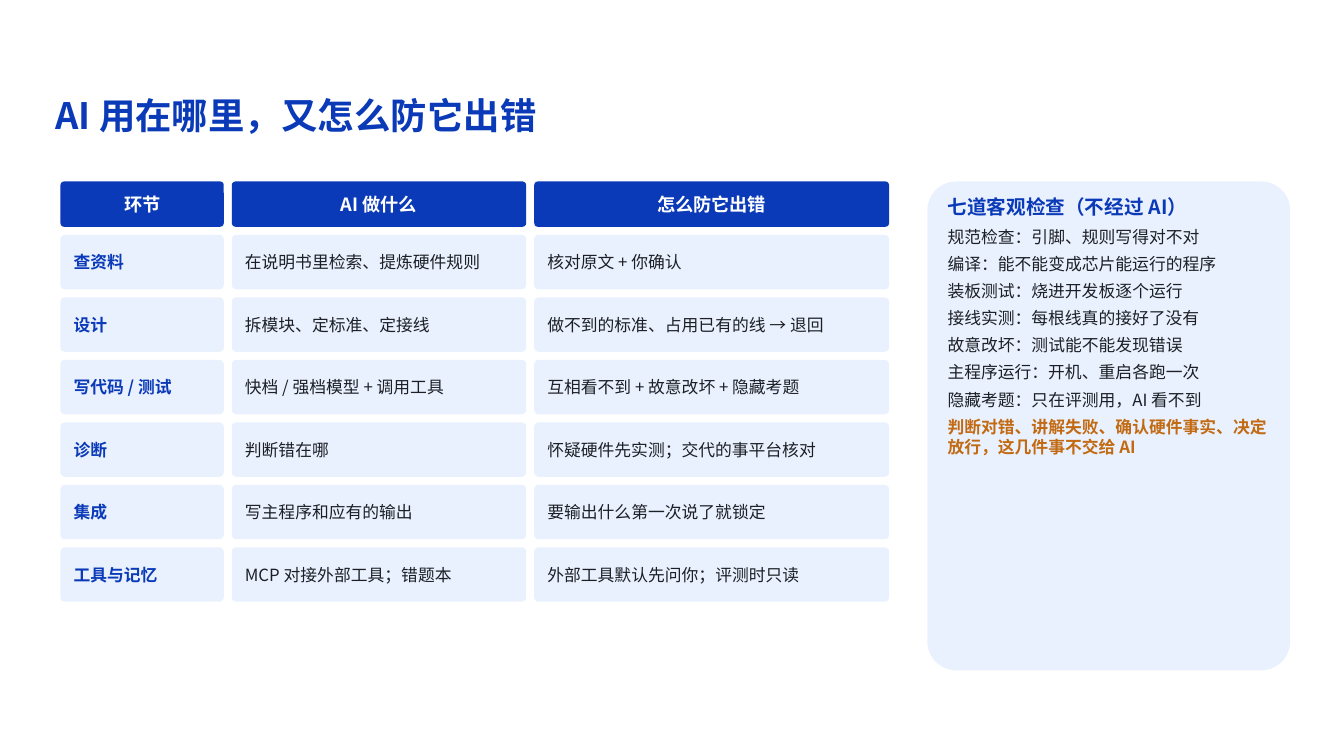
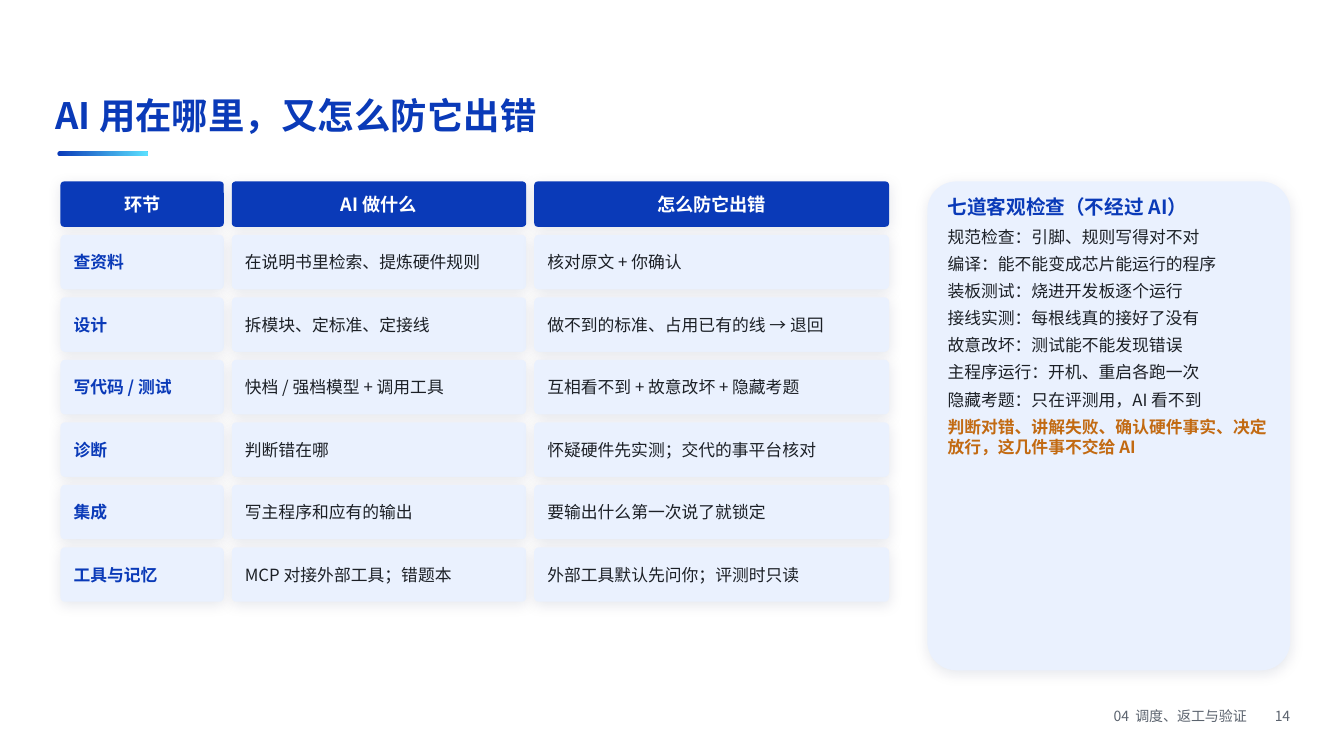
Before and after one commit to z-xxkk/firmforge, a slide deck: slide 14 of submission/方案讲解.pptx (slide 13 before the commit). Drawn at 1344x756 pixels with LibreOffice and Linux fonts; fonts in the diff are those of the drawing; background and template pictures are left out. Boxes give left, top, right and bottom in pixels: in the first picture for what was removed or moved away, otherwise in the second. Text is boxed around its words. In the diff, an @@ line names an element or a change of style, - is before the commit and + after.

```diff
--- a/submission/方案讲解.pptx
+++ b/submission/方案讲解.pptx
@@ rounded rectangle added at (x1=57, y1=151, x2=148, y2=156), fill gradient #0A3AB8 to #5CE1FF @@
@@ shadow on in 22 elements at (x1=60, y1=181, x2=224, y2=227), (x1=232, y1=181, x2=526, y2=227), (x1=534, y1=181, x2=889, y2=227), (x1=60, y1=235, x2=224, y2=289), (x1=232, y1=235, x2=526, y2=289), (x1=534, y1=235, x2=889, y2=289), (x1=60, y1=297, x2=224, y2=352), (x1=232, y1=297, x2=526, y2=352), (x1=534, y1=297, x2=889, y2=352), (x1=60, y1=360, x2=224, y2=414), (x1=232, y1=360, x2=526, y2=414), (x1=534, y1=360, x2=889, y2=414), (x1=60, y1=422, x2=224, y2=477), (x1=232, y1=422, x2=526, y2=477), (x1=534, y1=422, x2=889, y2=477), (x1=60, y1=485, x2=224, y2=539), (x1=232, y1=485, x2=526, y2=539), (x1=534, y1=485, x2=889, y2=539), (x1=60, y1=547, x2=224, y2=602), (x1=232, y1=547, x2=526, y2=602), (x1=534, y1=547, x2=889, y2=602), (x1=928, y1=181, x2=1291, y2=670) @@
@@ text added at (x1=1114, y1=709, x2=1291, y2=722), 10 pt, text #5B636E @@
+04 调度、返工与验证 14
```
Also in this commit, not shown: 14 other slides changed, 27 other files.
